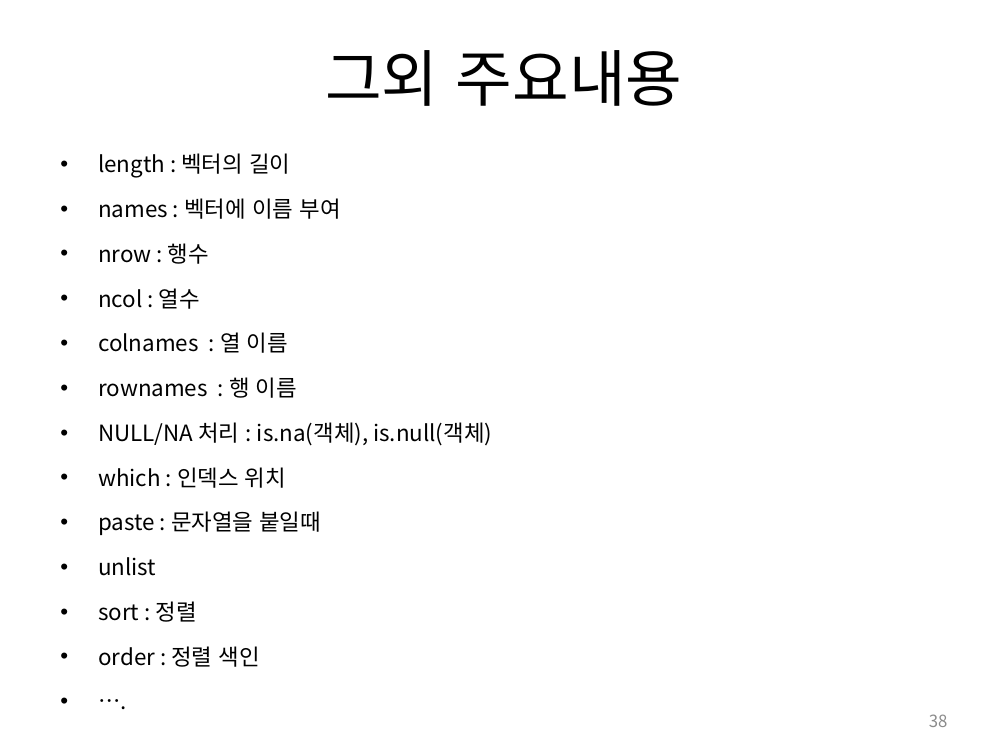
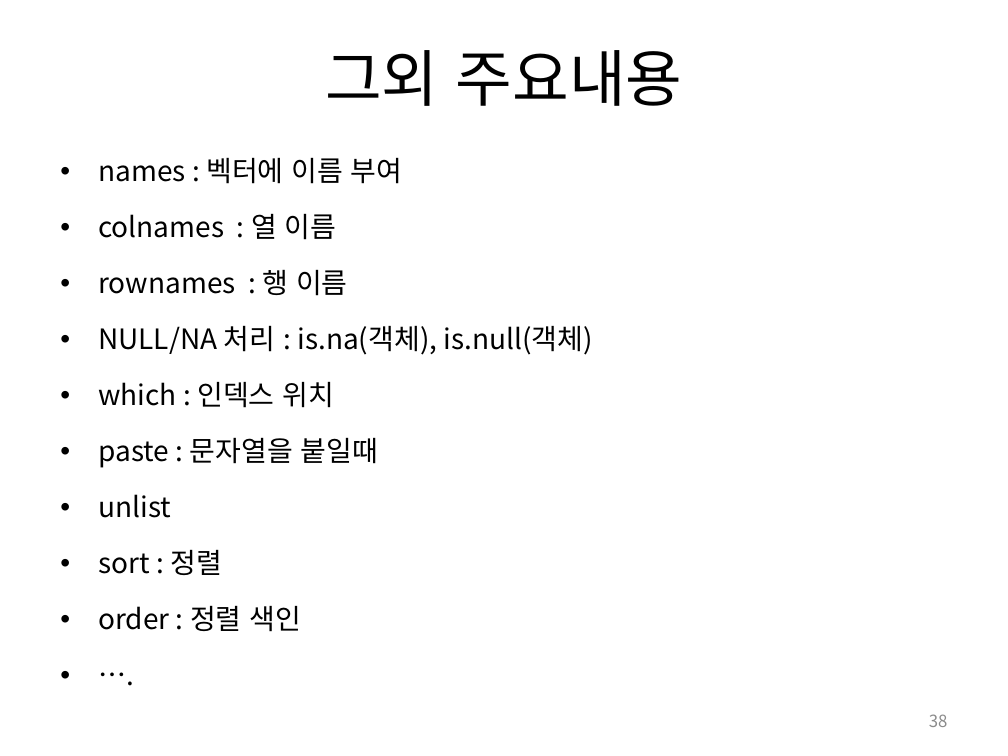
Before and after one commit to dyjin1217/KPU_R_Basic, a slide deck: slide 38 of 산기대_R_강의.pptx. Drawn at 1008x756 pixels with LibreOffice and Linux fonts; fonts in the diff are those of the drawing. Boxes give left, top, right and bottom in pixels: in the first picture for what was removed or moved away, otherwise in the second. Text is boxed around its words. In the diff, an @@ line names an element or a change of style, - is before the commit and + after.

```diff
--- a/산기대_R_강의.pptx
+++ b/산기대_R_강의.pptx
@@ text "names : 벡터에 이름 부여" at (x1=98, y1=157, x2=593, y2=632): size 16 to 20 pt @@
@@ text at (x1=98, y1=153, x2=290, y2=178): paragraph removed @@
-• length : 벡터의 길이
@@ text at (x1=98, y1=243, x2=209, y2=309): paragraphs removed @@
-• nrow : 행수
-• ncol : 열수
```
Also in this commit, not shown: 4 other slides changed, 2 other files.
